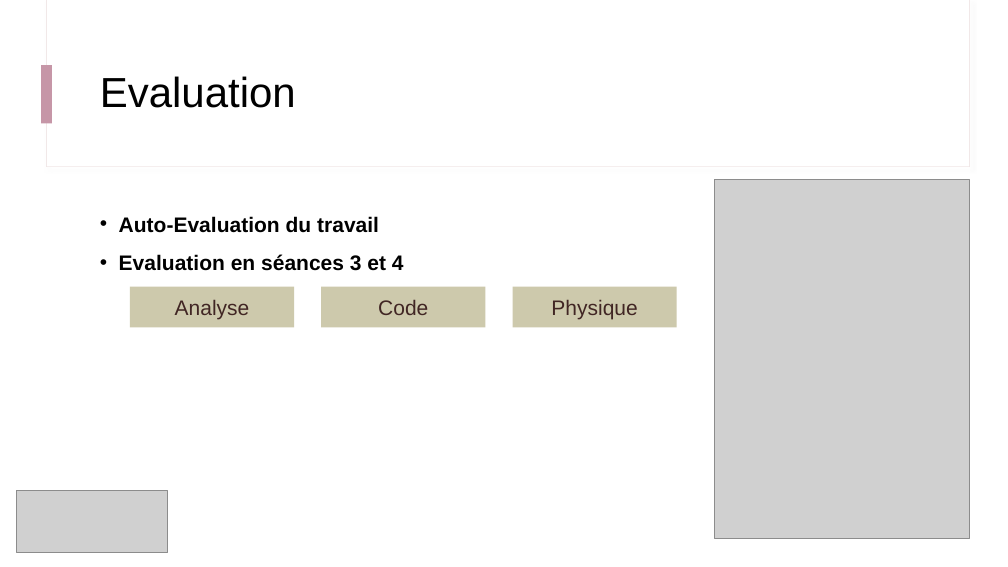
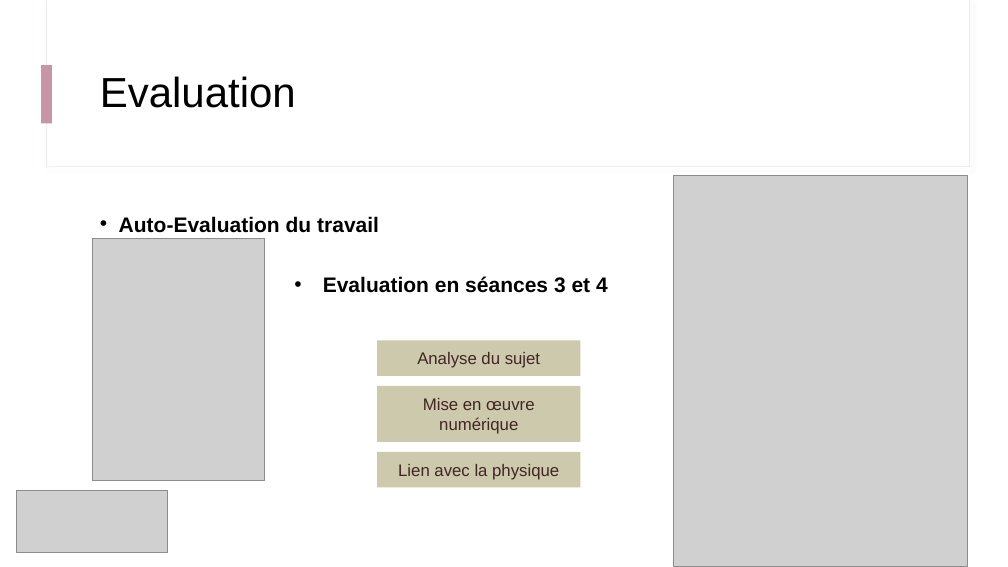
Before and after one commit to IOGS-Digital-Methods/semester-5, a slide deck: slide 5 of outils_numeriques/b3_traitement_1D/B3_0_Deroulement.pptx. Drawn at 1008x567 pixels with LibreOffice and Linux fonts; fonts in the diff are those of the drawing; grey boxes stand for pictures. Boxes give left, top, right and bottom in pixels: in the first picture for what was removed or moved away, otherwise in the second. Text is boxed around its words. In the diff, an @@ line names an element or a change of style, - is before the commit and + after.

```diff
--- a/outils_numeriques/b3_traitement_1D/B3_0_Deroulement.pptx
+++ b/outils_numeriques/b3_traitement_1D/B3_0_Deroulement.pptx
@@ picture added at [674, 175, 968, 566] @@
@@ picture: place and size @@
-picture at [715, 180, 969, 539]
+picture at [92, 238, 265, 481]
@@ text at [119, 254, 404, 271]: paragraph removed @@
-• Evaluation en séances 3 et 4
@@ rectangle removed at [321, 287, 485, 327] @@
-Code
@@ text added at [323, 276, 608, 293], 20 pt, text #000000, bold @@
+• Evaluation en séances 3 et 4
@@ rectangle "Analyse du sujet": place and size @@
-rectangle "Analyse du sujet" at [130, 287, 294, 327]
+rectangle "Analyse du sujet" at [377, 340, 581, 376]
@@ text in rectangle at [417, 352, 540, 368]: text changed; size 20 to 16 pt @@
-Analyse
+Analyse du sujet
@@ rectangle added at [377, 386, 581, 442], fill #CDC9AC, 16 pt, text #412624 @@
+Mise en œuvre numérique
@@ rectangle "Lien avec la physique": place and size @@
-rectangle "Lien avec la physique" at [513, 287, 677, 327]
+rectangle "Lien avec la physique" at [377, 452, 581, 488]
@@ text in rectangle at [398, 464, 559, 480]: text changed; size 20 to 16 pt @@
-Physique
+Lien avec la physique
```
Also in this commit, not shown: 1 other slide changed.
